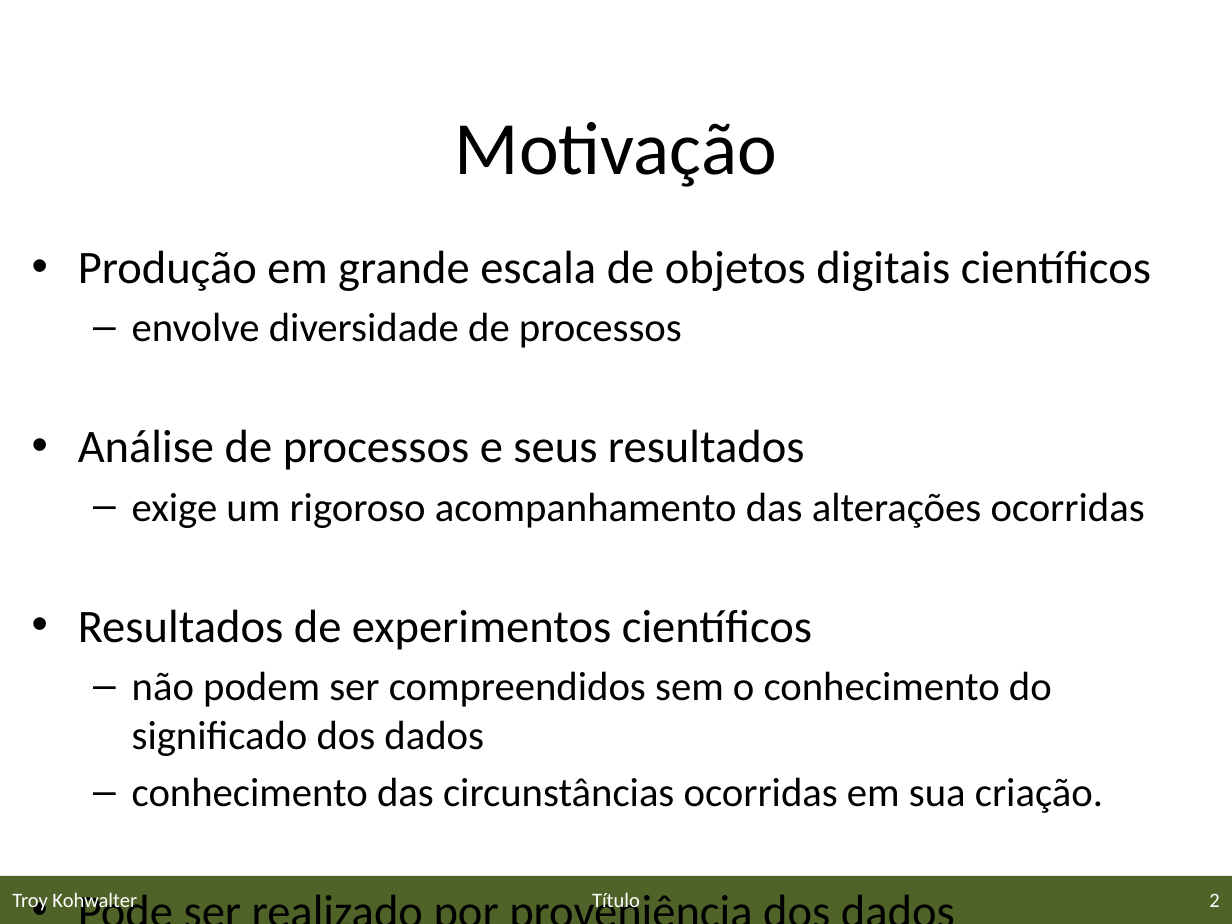
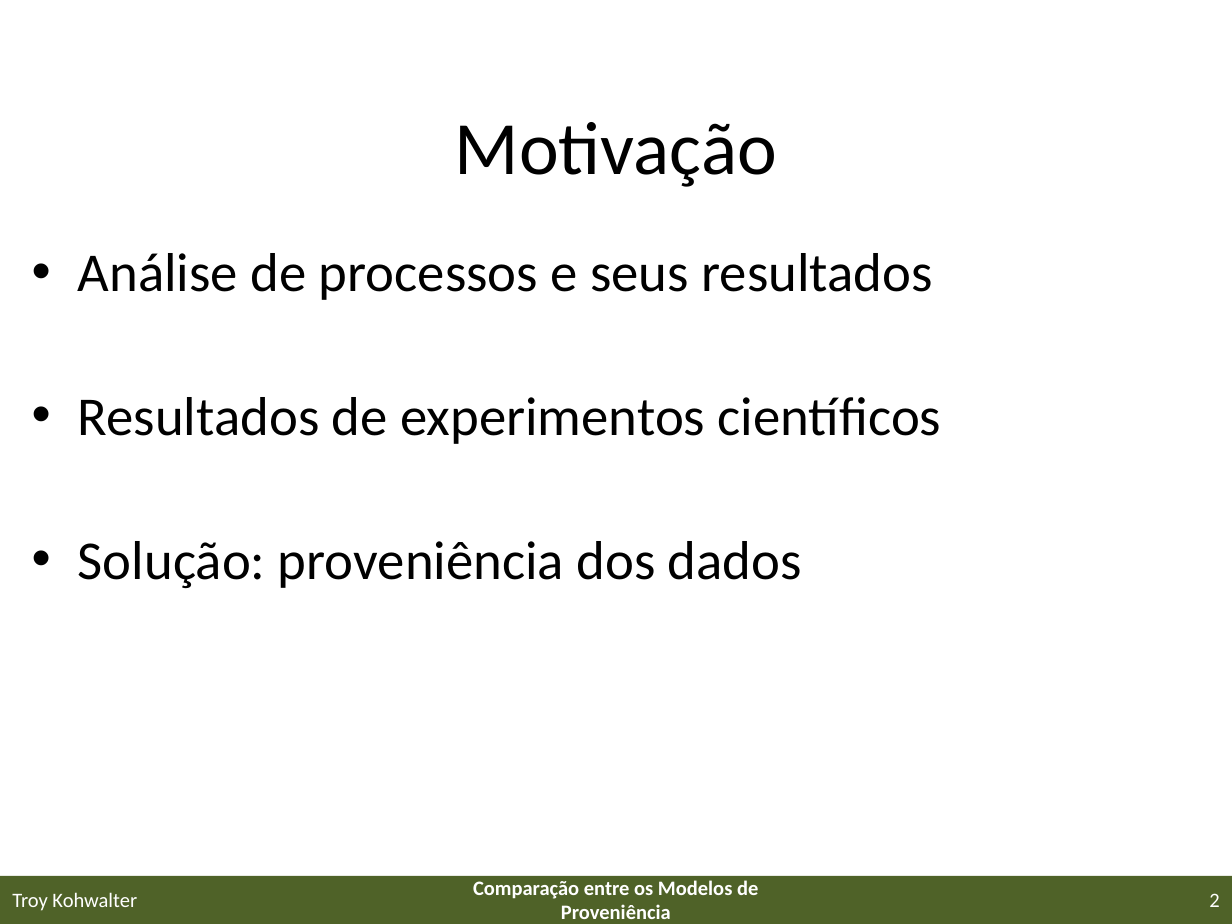
Before and after one commit to gems-uff/sdm, a slide deck: slide 2 of Documents/Papers/eScience2013/eScience2013.pptx. Drawn at 1232x924 pixels with LibreOffice and Linux fonts; fonts in the diff are those of the drawing; background and template pictures are left out. Boxes give left, top, right and bottom in pixels: in the first picture for what was removed or moved away, otherwise in the second. Text is boxed around its words. In the diff, an @@ line names an element or a change of style, - is before the commit and + after.

```diff
--- a/Documents/Papers/eScience2013/eScience2013.pptx
+++ b/Documents/Papers/eScience2013/eScience2013.pptx
@@ text at box(78, 250, 1151, 348): paragraphs removed @@
-• Produção em grande escala de objetos digitais científicos
-  – envolve diversidade de processos
@@ text at box(78, 253, 942, 444): size 27.2 to 32 pt in "Análise de processos e seus resultados", "Resultados de experimentos científicos" @@
@@ text at box(132, 492, 1145, 528): paragraph removed @@
-  – exige um rigoroso acompanhamento das alterações ocorridas
@@ text at box(78, 541, 802, 588): text changed; size 23.8 to 32 pt @@
-  – não podem ser compreendidos sem o conhecimento do significado dos dados
-  – conhecimento das circunstâncias ocorridas em sua criação.
-• Pode ser realizado por proveniência dos dados
+• Solução: proveniência dos dados
@@ text at box(473, 880, 758, 919): text changed; bold on @@
-Título
+Comparação entre os Modelos de Proveniência
```
Also in this commit, not shown: 17 other slides changed, 3 slides added, 1 slide removed.
